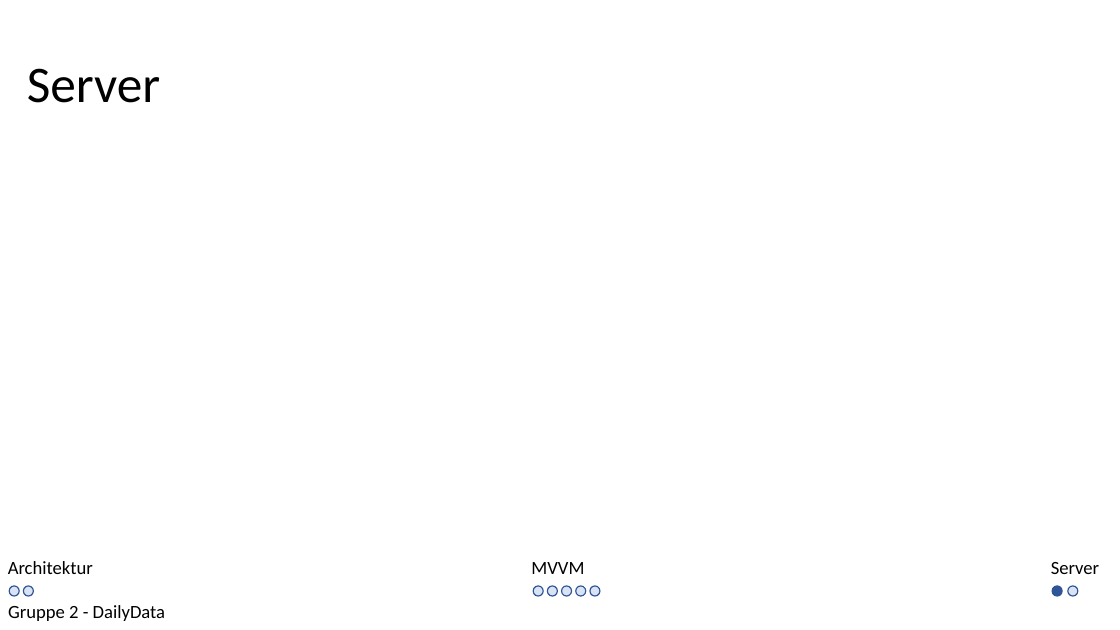
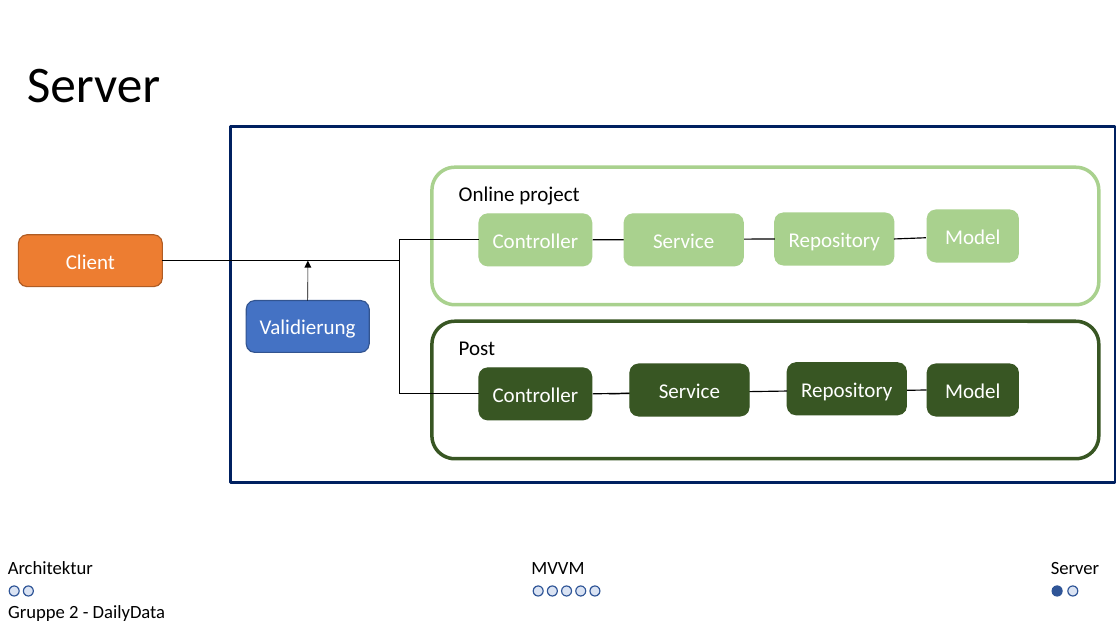
Before and after one commit to kittyahy/PSEAppGruppe2, a slide deck: slide 9 of Praesentationen/02-Entwurfsphase/Entwurf Präsentation.pptx. Drawn at 1120x630 pixels with LibreOffice and Linux fonts; fonts in the diff are those of the drawing. Boxes give left, top, right and bottom in pixels: in the first picture for what was removed or moved away, otherwise in the second. Text is boxed around its words. In the diff, an @@ line names an element or a change of style, - is before the commit and + after.

Commit message:
Präsentation Server erweitert

```diff
--- a/Praesentationen/02-Entwurfsphase/Entwurf Präsentation.pptx
+++ b/Praesentationen/02-Entwurfsphase/Entwurf Präsentation.pptx
@@ rounded rectangle added at [624, 214, 744, 266], fill #A9D18E, outline #A9D18E 1 pt, 18 pt, text #FFFFFF @@
+Service
@@ group added at [18, 127, 1116, 483]: 10 rounded rectangles, 4 lines, 2 texts, 2 elbow lines, 1 rectangle, 1 arrow @@
+Client
+Validierung
+Controller
+Repository
+Model
+Post
+Controller
+Repository
+Model
+Online project
@@ rounded rectangle added at [630, 364, 749, 416], fill #385723, outline #385723 1 pt, 18 pt, text #FFFFFF @@
+Service
@@ line added from (609, 394) to (787, 392), #000000 1 pt @@
```
Also in this commit, not shown: 1 other slide changed.
